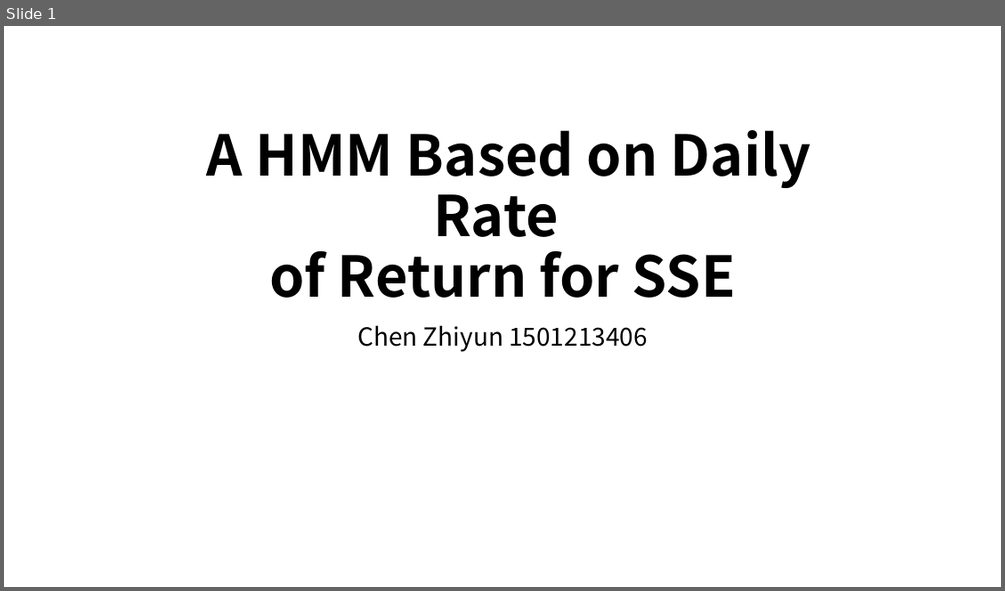
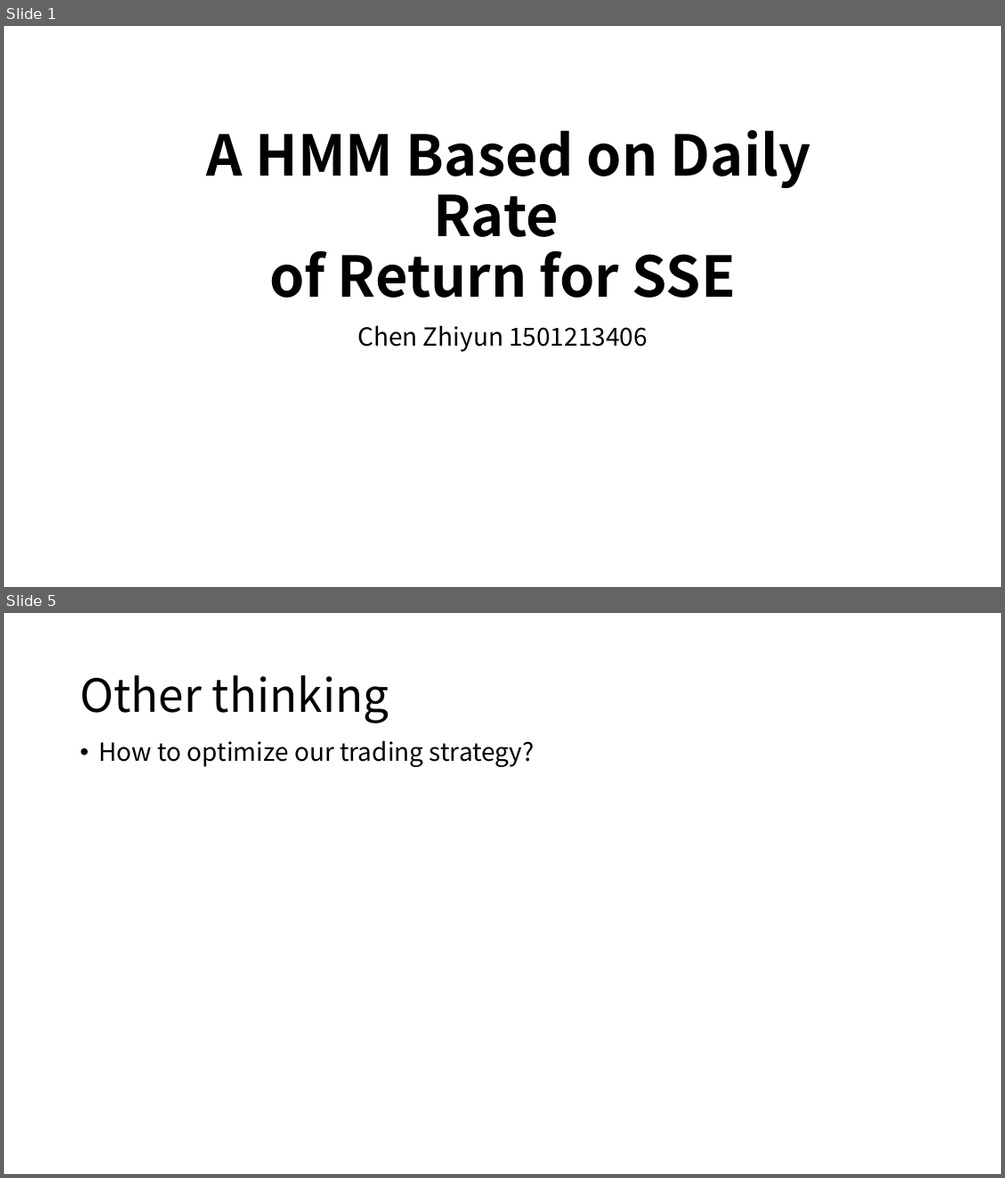
Before and after one commit to chenzhiyunacg/2016.M3.TQF-ML.hmmPrediction, a slide deck: Final presentation.pptx. Shown one above the other, each under a label of ours: slide 1 before the commit, slides 1 and 5 after it; the slides between them are not shown. The pictures are 1005x591 and 1005x1178 pixels, drawn with LibreOffice and Linux fonts; fonts in the diff are those of the drawing. Boxes give left, top, right and bottom in pixels: in the first picture for what was removed or moved away, otherwise in the second. Text is boxed around its words. In the diff, an @@ line names an element or a change of style, - is before the commit and + after.

```diff
--- a/Final presentation.pptx
+++ b/Final presentation.pptx
@@ slide 5 added at [4, 613, 1001, 1174], background #FFFFFF @@
@@ title added at [80, 675, 389, 723], 44 pt, text #000000 @@
+Other thinking
@@ text added at [98, 740, 534, 767], 24 pt, text #000000 @@
+• How to optimize our trading strategy?
```
Also in this commit, not shown: 1 slide changed, 2 other slides added, 1 other file.
